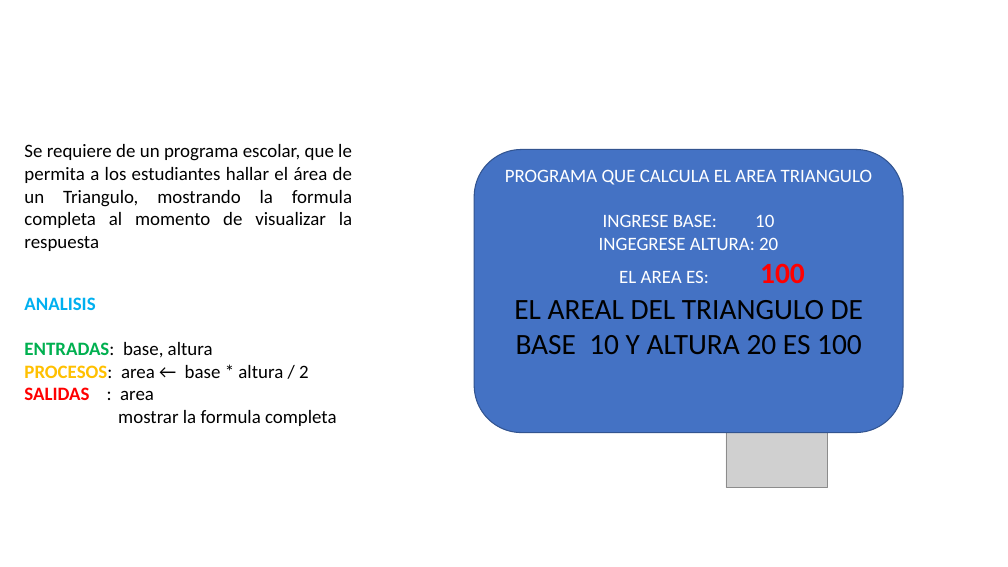
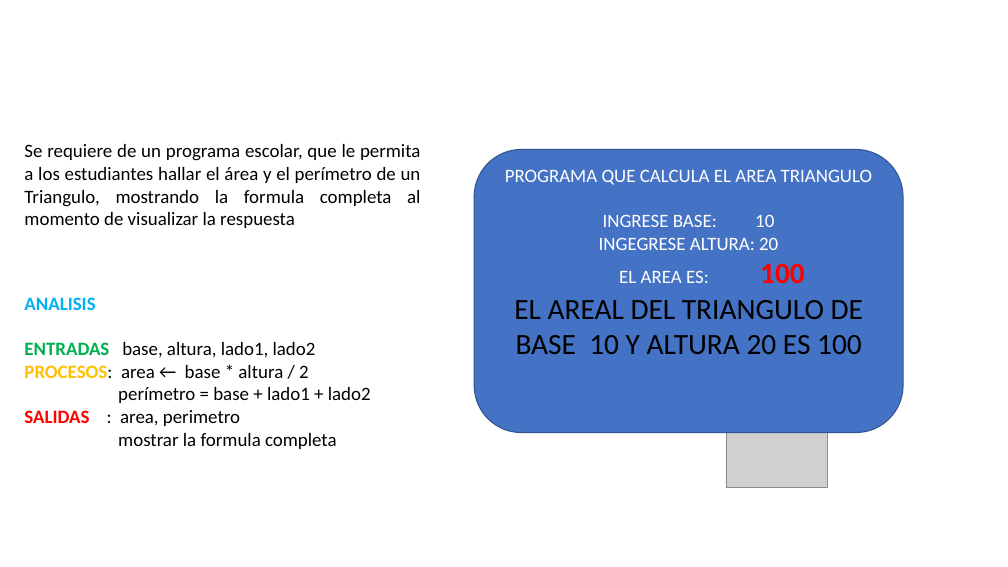
Before and after one commit to sisdesarrollo3/CICLOS-1-2-3, a slide deck: slide 24 of JAVA/SEMANA NRO. 1/02. LOGICA INICIAL - PROGRAMACIÓN.pptx. Drawn at 1008x567 pixels with LibreOffice and Linux fonts; fonts in the diff are those of the drawing; grey boxes stand for pictures; background and template pictures are left out. Boxes give left, top, right and bottom in pixels: in the first picture for what was removed or moved away, otherwise in the second. Text is boxed around its words. In the diff, an @@ line names an element or a change of style, - is before the commit and + after.

Commit message:
JAVA-ENTRADAS-PROCESOS-SALIDAS-PROCEDIMIENTOS-FUNCIONES

```diff
--- a/JAVA/SEMANA NRO. 1/02. LOGICA INICIAL - PROGRAMACIÓN.pptx
+++ b/JAVA/SEMANA NRO. 1/02. LOGICA INICIAL - PROGRAMACIÓN.pptx
@@ text at [24, 144, 421, 228]: text changed @@
-Se requiere de un programa escolar, que le permita a los estudiantes hallar el área de un Triangulo, mostrando la formula completa al momento de visualizar la respuesta
+Se requiere de un programa escolar, que le permita a los estudiantes hallar el área y el perímetro de un Triangulo, mostrando la formula completa al momento de visualizar la respuesta
@@ text at [24, 342, 316, 358]: text changed @@
-ENTRADAS: base, altura
+ENTRADAS base, altura, lado1, lado2
@@ text at [24, 387, 371, 426]: text changed; text colour #FF0000 to #000000; bold off @@
-SALIDAS : area
+perímetro = base + lado1 + lado2
+SALIDAS : area, perimetro
```
Also in this commit, not shown: 3 other files.
